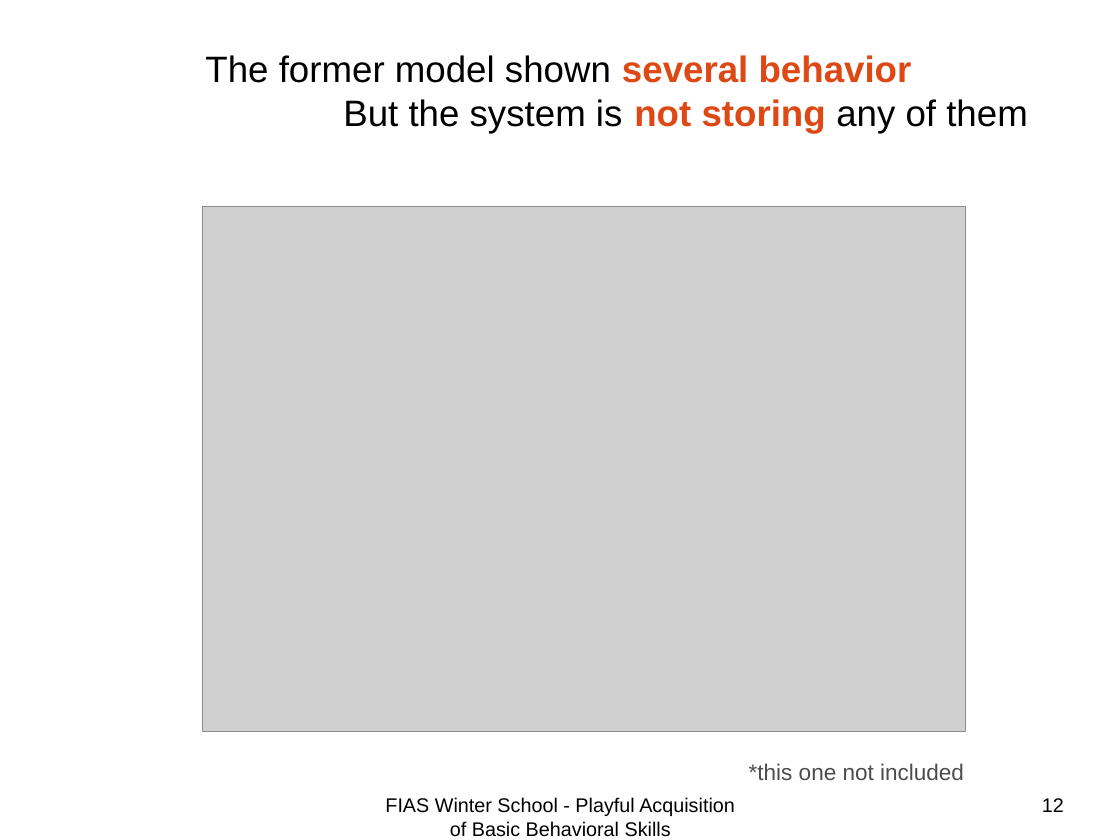
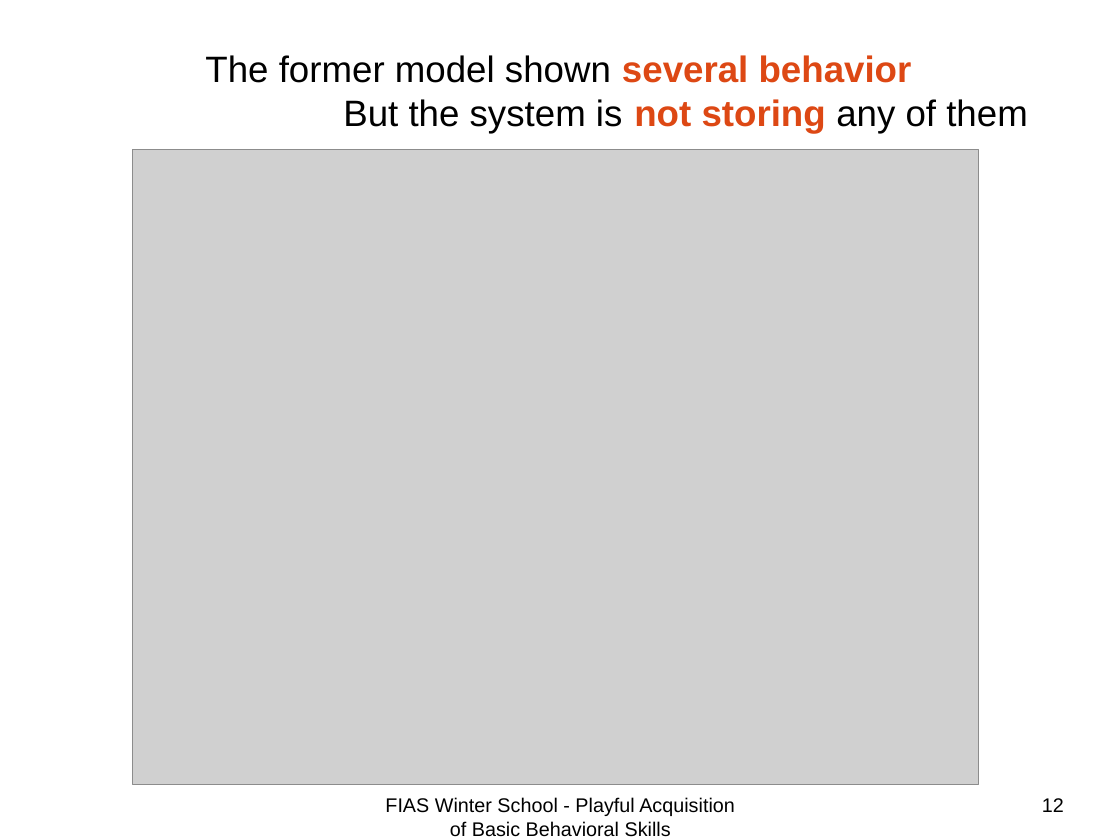
Before and after one commit to benureau/playful, a slide deck: slide 12 of presentation/presentation_quan_jimmy.odp. Drawn at 1120x840 pixels with LibreOffice and Linux fonts; fonts in the diff are those of the drawing; grey boxes stand for pictures. Boxes give left, top, right and bottom in pixels: in the first picture for what was removed or moved away, otherwise in the second. Text is boxed around its words. In the diff, an @@ line names an element or a change of style, - is before the commit and + after.

Commit message:
update

```diff
--- a/presentation/presentation_quan_jimmy.odp
+++ b/presentation/presentation_quan_jimmy.odp
@@ picture: place and size @@
-picture at [202, 206, 966, 732]
+picture at [132, 149, 979, 785]
@@ text removed at [749, 763, 964, 780] @@
-*this one not included
```
Also in this commit, not shown: 4 other slides changed, 1 slide added.
